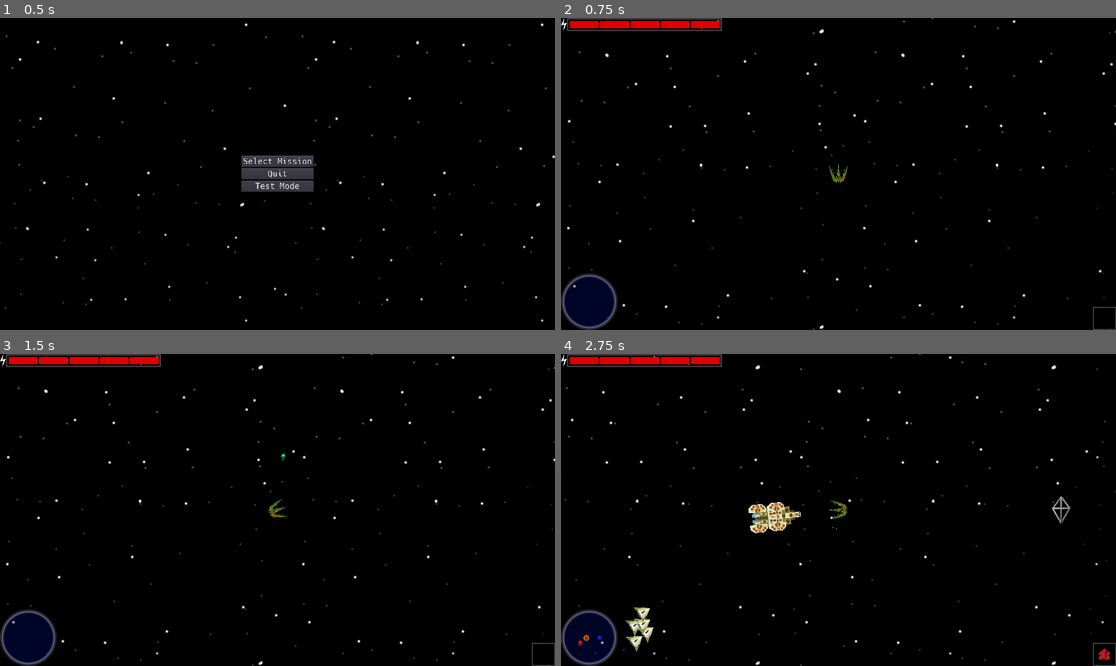
Above: before the commit, frames 1-4 (two rows, left to right).
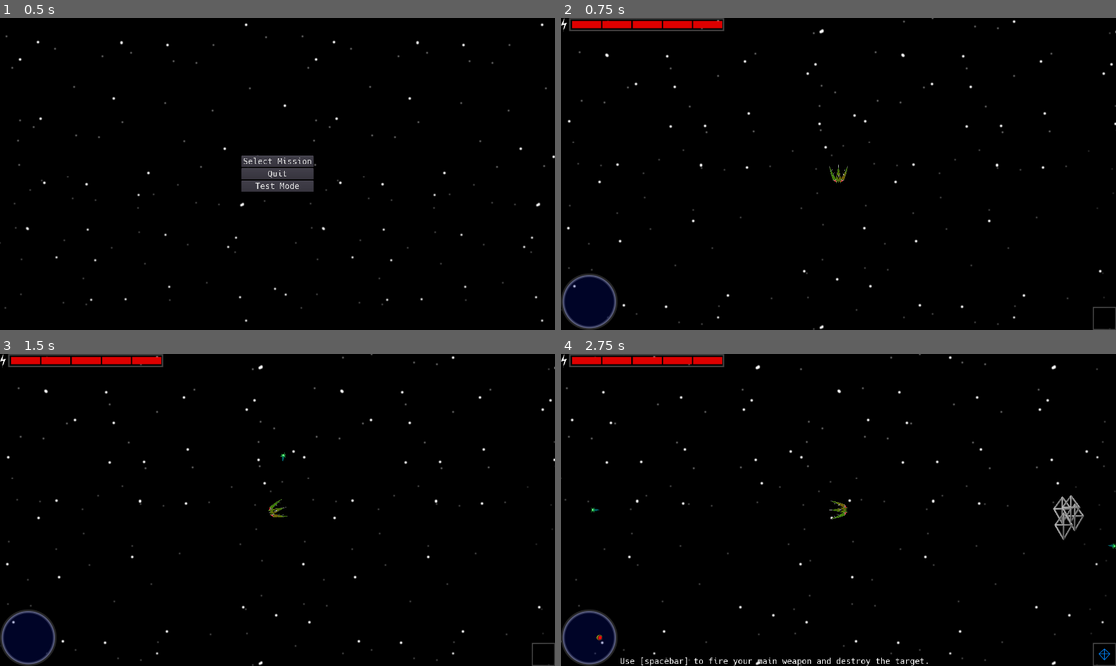
Above: after the commit, the same moments.

Repository: intrepidhero-coder/gameoff2021
Game: Godot game, scene res://scenes/main.tscn
Two runs of this game, one before a commit and one after it. Both use one fixed random seed, a clock stepped at 60 frames per second and the inputs below.
Inputs:
- Up to frame 1 (0.5 s): no input
- Up to frame 2 (0.75 s): click "Test Mode" at 0.5 s
- Up to frame 3 (1.5 s): tap Enter at 1.25 s; hold Right (right) from 1.28 s (still down); hold Space (action) from 1.28 s (still down)
- Up to frame 4 (2.75 s): tap R (target_nearest) at 2 s; release Right (right) at 2.03 s; release Space (action) at 2.03 s; hold Down (down) from 2.03 s (still down); tap Space (action) at 2.1 s

Frame 1 is identical in both runs. In frame 2, 0.1% of the frame differs, in the area x 1-30%, y 0-5%; in frame 3, 0.1%; in frame 4, 1.9%, in the area x 1-100%, y 0-100%.

Commit message:
Add a training mission.

Diff:
--- a/missions/mission1.gd
+++ b/missions/mission1.gd
@@ -53,6 +53,11 @@
 		"number": 1,
 		"position": Vector2(0, 0),
 		"triggered": false
+	},
+	{
+		"after": {"group": "beta", "dead": true},
+		"kind": "win",
+		"triggered": false
 	}
 ]
 
--- /dev/null
+++ b/missions/training.gd
@@ -0,0 +1,48 @@
+const QUEEN = 1
+const PLAYER = 2
+var name = "Training"
+var win =  {
+}
+
+var events = [
+	{
+		"after": {"time": 0},
+		"groups": ["baddies", "alpha"],
+		"kind": "spawn",
+		"scene": "Beacon",
+		"number": 4,
+		"position": Vector2(1000, 0),
+		"action": null,
+		"triggered": false
+	},
+	{
+		"after": {"time": 0},
+		"kind": "message",
+		"message": "Press the [R] key to target the nearest foe.",
+		"triggered": false
+	},
+	{
+		"triggered": false,
+		"after": {"group": "Player", "target": "alpha"},
+		"kind": "message",
+		"message": "Use the [arrow keys] to fire engines and control attitude.",
+	},
+	{
+		"triggered": false,
+		"after": {"group": "Player", "position": Vector2(210, 0)},
+		"kind": "message",
+		"message": "Use [spacebar] to fire your main weapon and destroy the target.",
+	},
+	{
+		"triggered": false,
+		"after": {"group": "alpha", "dead": true},
+		"kind": "win",
+	}
+]
+
+# briefing
+var speech = [
+	[PLAYER, "Xyzzy awaiting orders my Queen."],
+	[QUEEN, "Let's get you checked out in your starfighter."],
+	[PLAYER, "At once!"],
+]
--- a/scenes/Beacon.tscn
+++ b/scenes/Beacon.tscn
@@ -1,10 +1,35 @@
-[gd_scene load_steps=3 format=2]
+[gd_scene load_steps=4 format=2]
 
 [ext_resource path="res://assets/beacon.png" type="Texture" id=1]
 [ext_resource path="res://scripts/Beacon.gd" type="Script" id=2]
 
-[node name="Beacon" type="Node2D"]
+[sub_resource type="CircleShape2D" id=1]
+radius = 32.0
+
+[node name="Beacon" type="Area2D"]
+collision_layer = 2
+collision_mask = 256
 script = ExtResource( 2 )
 
 [node name="Sprite" type="Sprite" parent="."]
 texture = ExtResource( 1 )
+
+[node name="CollisionShape2D" type="CollisionShape2D" parent="."]
+shape = SubResource( 1 )
+
+[node name="ExplosionParticles" type="CPUParticles2D" parent="."]
+emitting = false
+amount = 64
+explosiveness = 1.0
+emission_shape = 1
+emission_sphere_radius = 1.0
+spread = 180.0
+gravity = Vector2( 0, 0 )
+initial_velocity = 50.0
+linear_accel = 5.0
+color = Color( 1, 0, 0, 1 )
+
+[node name="DeathTimer" type="Timer" parent="."]
+
+[connection signal="area_shape_entered" from="." to="." method="_on_Beacon_area_shape_entered"]
+[connection signal="timeout" from="DeathTimer" to="." method="_on_DeathTimer_timeout"]
--- a/scenes/hud.tscn
+++ b/scenes/hud.tscn
@@ -6,6 +6,7 @@
 [ext_resource path="res://scripts/hud.gd" type="Script" id=4]
 [ext_resource path="res://assets/computer.png" type="Texture" id=5]
 [ext_resource path="res://assets/sensor.png" type="Texture" id=6]
+[ext_resource path="res://assets/hack_dynamic_font.tres" type="DynamicFont" id=7]
 
 [node name="HUD" type="Node2D"]
 script = ExtResource( 4 )
@@ -45,3 +46,17 @@
 __meta__ = {
 "_edit_use_anchors_": false
 }
+
+[node name="Com" type="Label" parent="."]
+margin_right = 40.0
+margin_bottom = 14.0
+custom_fonts/font = ExtResource( 7 )
+text = "Twas brillig and the slighy toves did gyre and gimble in the wabe"
+__meta__ = {
+"_edit_use_anchors_": false
+}
+
+[node name="ComTimer" type="Timer" parent="."]
+wait_time = 2.0
+
+[connection signal="timeout" from="ComTimer" to="." method="_on_ComTimer_timeout"]
--- a/scripts/Beacon.gd
+++ b/scripts/Beacon.gd
@@ -1,4 +1,4 @@
-extends Node2D
+extends Area2D
 
 
 # Declare member variables here. Examples:
@@ -21,3 +21,19 @@
 # Called every frame. 'delta' is the elapsed time since the previous frame.
 func _process(delta):
 	position = world_position - player.world_position
+
+func _on_Beacon_area_shape_entered(area_id, area, area_shape, local_shape):
+	if "baddies" in get_groups():
+		die()
+
+func _on_DeathTimer_timeout():
+	$DeathTimer.stop()
+	$ExplosionParticles.emitting = false
+
+func die():
+	dead = true
+	remove_from_group("baddies")
+	$Sprite.hide()
+	$ExplosionParticles.emitting = true
+	$DeathTimer.start()
+	$CollisionShape2D.set_deferred("disabled", true)
--- a/scripts/hud.gd
+++ b/scripts/hud.gd
@@ -15,18 +15,22 @@
 var name_to_ico = {"Dr": ico_dr, "Baddie": ico_bad, "Beacon": ico_beacon}
 var blips = {}
 var bracket = null
+const MARGIN = 8
+var running = false
 
 # Called when the node enters the scene tree for the first time.
 func _ready():
 	player = $"../Player"
 	parent = get_tree().root.get_node("Main")
 	var viewRect = parent.get_viewport_rect()
-	#rect_size = viewRect.size
 	$TextureRect.rect_position = -viewRect.size / 2
-	$Health.rect_position.x = -viewRect.size.x / 2 + $TextureRect.rect_size.x
+	$Health.rect_position.x = -viewRect.size.x / 2 + $TextureRect.rect_size.x + MARGIN
 	$Health.rect_position.y = -viewRect.size.y / 2
 	$Sensor.rect_position.x = -viewRect.size.x / 2
-	$Sensor.rect_position.y = viewRect.size.y / 2 - 196
+	$Sensor.rect_position.y = viewRect.size.y / 2 - $Sensor.rect_size.y
+	$Com.rect_position.x = $Sensor.rect_position.x + $Sensor.rect_size.x + MARGIN
+	$Com.rect_position.y = viewRect.size.y / 2 - $Com.rect_size.y
+	$Com.text = ""
 	$Computer.rect_position = viewRect.size / 2 - $Computer.rect_size
 	$Computer/Display.rect_position = ($Computer.rect_size - $Computer/Display.rect_size) / 2
 	bracket = Sprite.new()
@@ -35,9 +39,13 @@
 	add_child(bracket)
 
 func reset():
+	running = false
 	for b in blips.values():
 		b.queue_free()
 	blips = {}
+
+func start():
+	running = true
 
 func set_health(x):
 	$Health.value = x
@@ -48,6 +56,8 @@
 
 # Called every frame. 'delta' is the elapsed time since the previous frame.
 func _process(delta):
+	if not running:
+		return
 	# update the sensor
 	for n in get_tree().get_nodes_in_group("neutral"):
 		if not n in blips:
@@ -83,3 +93,12 @@
 	else:
 		bracket.hide()
 		$Computer/Display.hide()
+
+func showMessage(msg):
+	$Com.text = msg
+	$ComTimer.start()
+
+func _on_ComTimer_timeout():
+	# initially I thought I might use this to clear the message but while making the tutorial
+	# it seemed better to allow the mission event framework to directly control the messages
+	$ComTimer.stop()
--- a/scripts/main.gd
+++ b/scripts/main.gd
@@ -9,6 +9,7 @@
 var state = MENU
 var chosen_scenario = 0
 var scenario_conditions = [
+	preload("res://missions/training.gd").new(),
 	preload("res://missions/mission1.gd").new()
 ]
 var scenario_elapsed_time = 0
@@ -93,6 +94,9 @@
 			if event["after"]["group"] == "Player":
 				if "position" in event["after"] and $Player.world_position.distance_to(event["after"]["position"]) < 200:
 					trigger = true
+				elif "target" in event["after"]:
+					if $Player.target and event["after"]["target"] in $Player.target.get_groups():
+						trigger = true
 			else:
 				var flag = true
 				for n in get_tree().get_nodes_in_group(event["after"]["group"]):
@@ -104,6 +108,12 @@
 			event["triggered"] = true
 			if event["kind"] == "spawn":
 				spawn_event(event)
+			elif event["kind"] == "win":
+				# TODO: add mission summary
+				end_mission()
+				setup_state(MENU)
+			elif event["kind"] == "message":
+				$HUD.showMessage(event["message"])
 	scenario_elapsed_time += 1
 
 func spawn_event(event):
@@ -145,4 +155,6 @@
 	# reset the player
 	$Player.reset()
 	$Player.show()
+	$HUD.reset()
 	$HUD.show()
+	$HUD.start()
Not shown: 1 places in scenes/hud.tscn that only renumber resources
Not shown, changed: README
